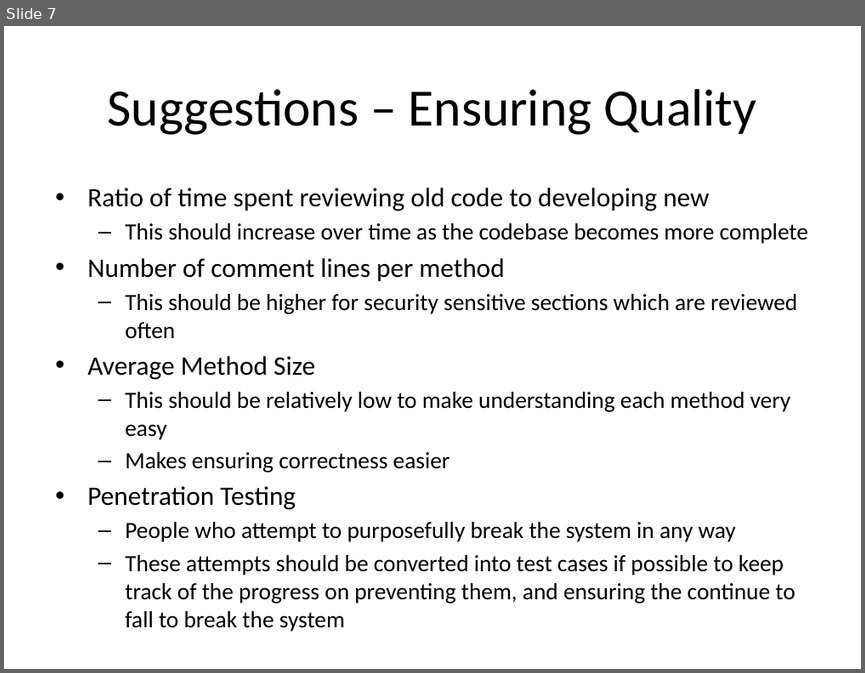
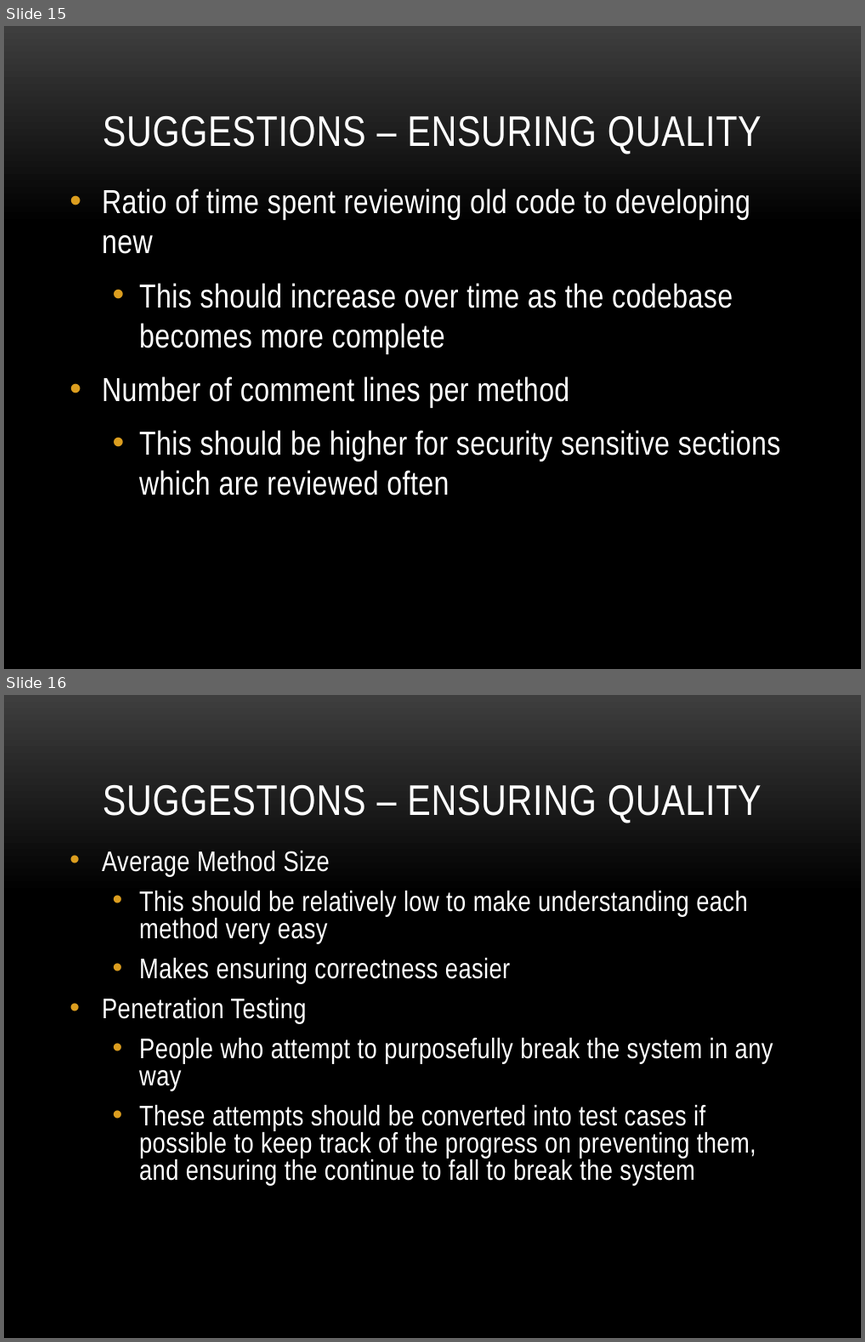
Before and after one commit to petitJAM/Nutrition-App, a slide deck: Milestones and Domain Track/Cyber Security.pptx. Shown one above the other, each under a label of ours: slide 7 before the commit, slides 15 and 16 after it. The pictures are 865x673 and 865x1342 pixels, drawn with LibreOffice and Linux fonts; fonts in the diff are those of the drawing; background and template pictures are left out. Boxes give left, top, right and bottom in pixels: in the first picture for what was removed or moved away, otherwise in the second. Text is boxed around its words. In the diff, an @@ line names an element or a change of style, - is before the commit and + after.

```diff
--- a/Milestones and Domain Track/Cyber Security.pptx
+++ b/Milestones and Domain Track/Cyber Security.pptx
@@ slide 16 added at (4, 695, 861, 1338), background picture (left out) @@
@@ title added at (103, 784, 761, 823), 36 pt, text #FFFFFF @@
+SUGGESTIONS – ENSURING QUALITY
@@ text added at (102, 851, 773, 1185), 23.8 pt, text #FFFFFF @@
+• Average Method Size
+  • This should be relatively low to make understanding each method very easy
+  • Makes ensuring correctness easier
+• Penetration Testing
+  • People who attempt to purposefully break the system in any way
+  • These attempts should be converted into test cases if possible to keep track of the progress on preventing them, and ensuring the continue to fall to break the system
@@ what was slide 7 is now slide 15 @@
@@ slide 15 changed as well @@
@@ background #FFFFFF to picture (left out) @@
@@ title "SUGGESTIONS – ENSURING QUALITY" at (103, 115, 761, 154): vertical alignment middle to bottom @@
@@ title at (103, 115, 761, 154): text changed; size 44 to 36 pt; font Calibri to Arial Narrow; text colour #000000 to #FFFFFF @@
-Suggestions – Ensuring Quality
+SUGGESTIONS – ENSURING QUALITY
@@ text "Ratio of time spent reviewing ...": place and size @@
-text "Ratio of time spent reviewing ..." at (87, 188, 808, 603)
+text "Ratio of time spent reviewing ..." at (102, 188, 781, 495)
@@ text "Ratio of time spent reviewing ..." at (102, 188, 781, 495): size 22.4 to 28 pt in "Ratio of time spent reviewing old code ...", "Number of comment lines per method"; font Calibri to Arial Narrow, text colour #000000 to #FFFFFF, letter spacing 0 to 0.3 pt; size 19.6 to 28 pt in "This should increase over time as the ...", "This should be higher for security sensitive ..."; more space between paragraphs; bullet – to • @@
@@ text at (87, 356, 794, 603): paragraphs removed @@
-• Average Method Size
-  – This should be relatively low to make understanding each method very easy
-  – Makes ensuring correctness easier
-• Penetration Testing
-  – People who attempt to purposefully break the system in any way
-  – These attempts should be converted into test cases if possible to keep track of the progress on preventing them, and ensuring the continue to fall to break the system
```
Also in this commit, not shown: 8 other slides changed, 10 other slides added, 1 slide removed, 3 other files.
